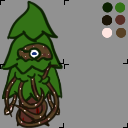
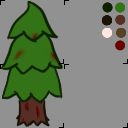
Layer changes from the first 128×128 image to the second:
painted on "tree squid palette" over bbox(3, 31, 125, 128)
hid group "murder tentacles" (6 layers) over bbox(3, 31, 125, 128)
hid group "tree squid alert" (6 layers) over bbox(3, 31, 125, 128)
showed group "squid tree" (2 layers) over bbox(3, 31, 125, 128)
painted on "base color" (7th of 7, in "squid tree") over bbox(3, 31, 125, 128)
